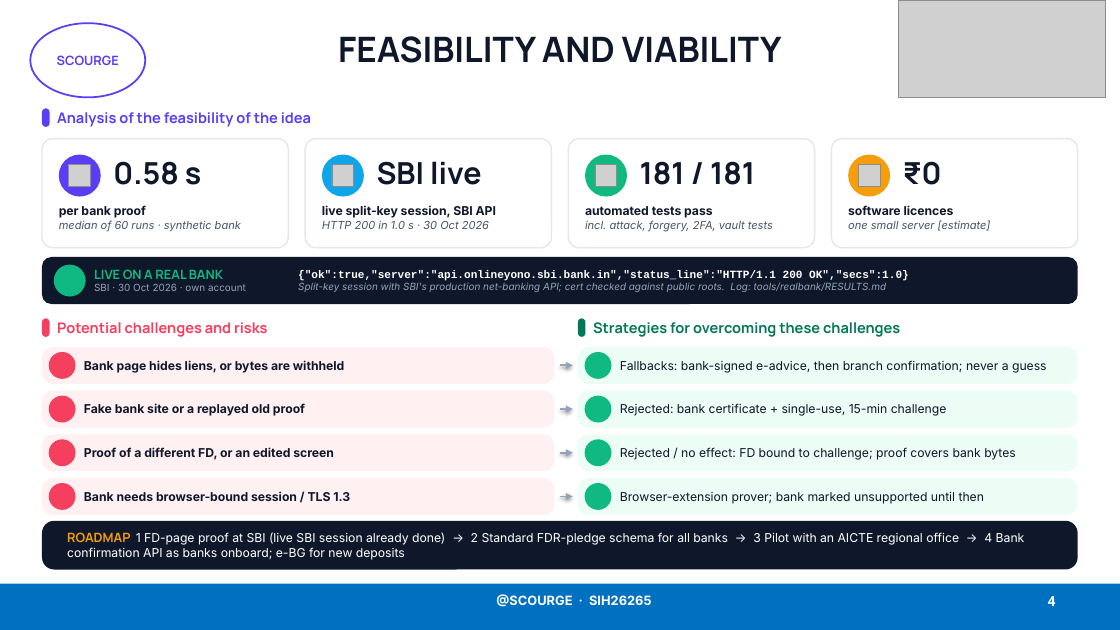
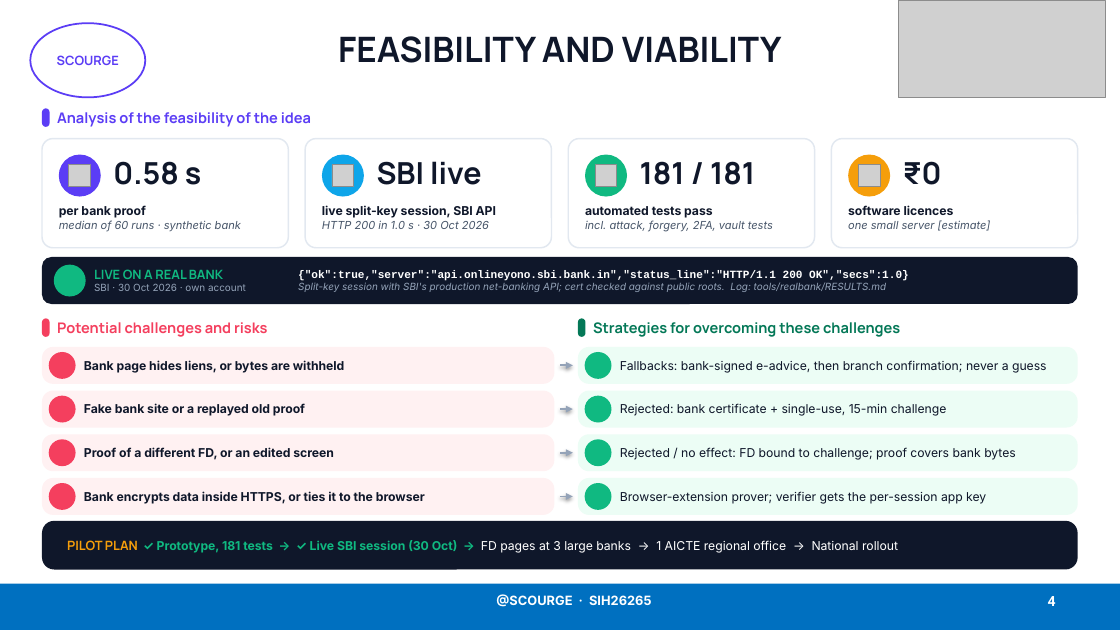
Before and after one commit to Lakki007/Arnavax-Scourge-SIH26265, a slide deck: slide 4 of docs/ppt/Scourge_SIH26265_Idea.pptx. Drawn at 1120x630 pixels with LibreOffice and Linux fonts; fonts in the diff are those of the drawing; grey boxes stand for pictures; background and template pictures are left out. Boxes give left, top, right and bottom in pixels: in the first picture for what was removed or moved away, otherwise in the second. Text is boxed around its words. In the diff, an @@ line names an element or a change of style, - is before the commit and + after.

```diff
--- a/docs/ppt/Scourge_SIH26265_Idea.pptx
+++ b/docs/ppt/Scourge_SIH26265_Idea.pptx
@@ text at [84, 491, 425, 504]: text changed @@
-Bank needs browser-bound session / TLS 1.3
+Bank encrypts data inside HTTPS, or ties it to the browser
@@ text at [620, 491, 986, 504]: text changed @@
-Browser-extension prover; bank marked unsupported until then
+Browser-extension prover; verifier gets the per-session app key
@@ text at [67, 540, 898, 553]: text changed @@
-ROADMAP 1 FD-page proof at SBI (live SBI session already done) → 2 Standard FDR-pledge schema for all banks → 3 Pilot with an AICTE regional office → 4 Bank confirmation API as banks onboard; e-BG for new deposits
+PILOT PLAN ✓ Prototype, 181 tests → ✓ Live SBI session (30 Oct) → FD pages at 3 large banks → 1 AICTE regional office → National rollout
```
Also in this commit, not shown: 3 other slides changed, 2 other files.
